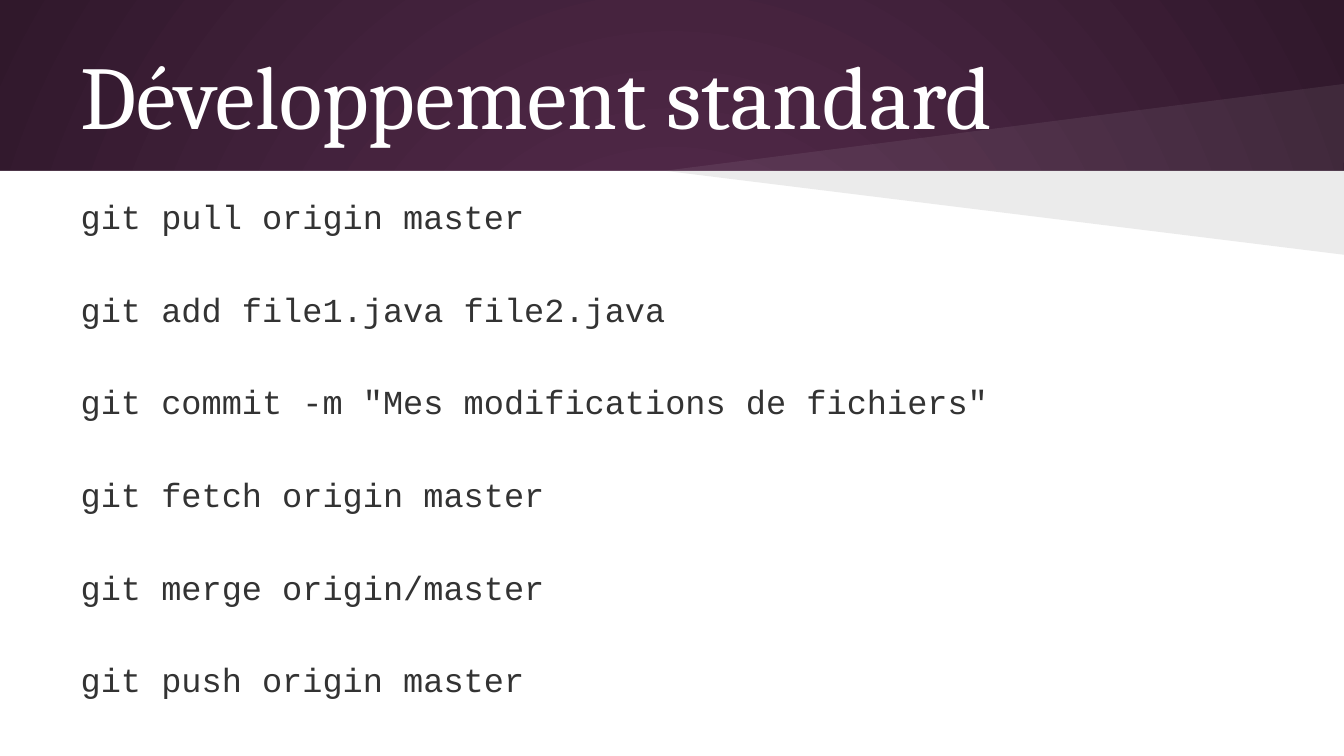
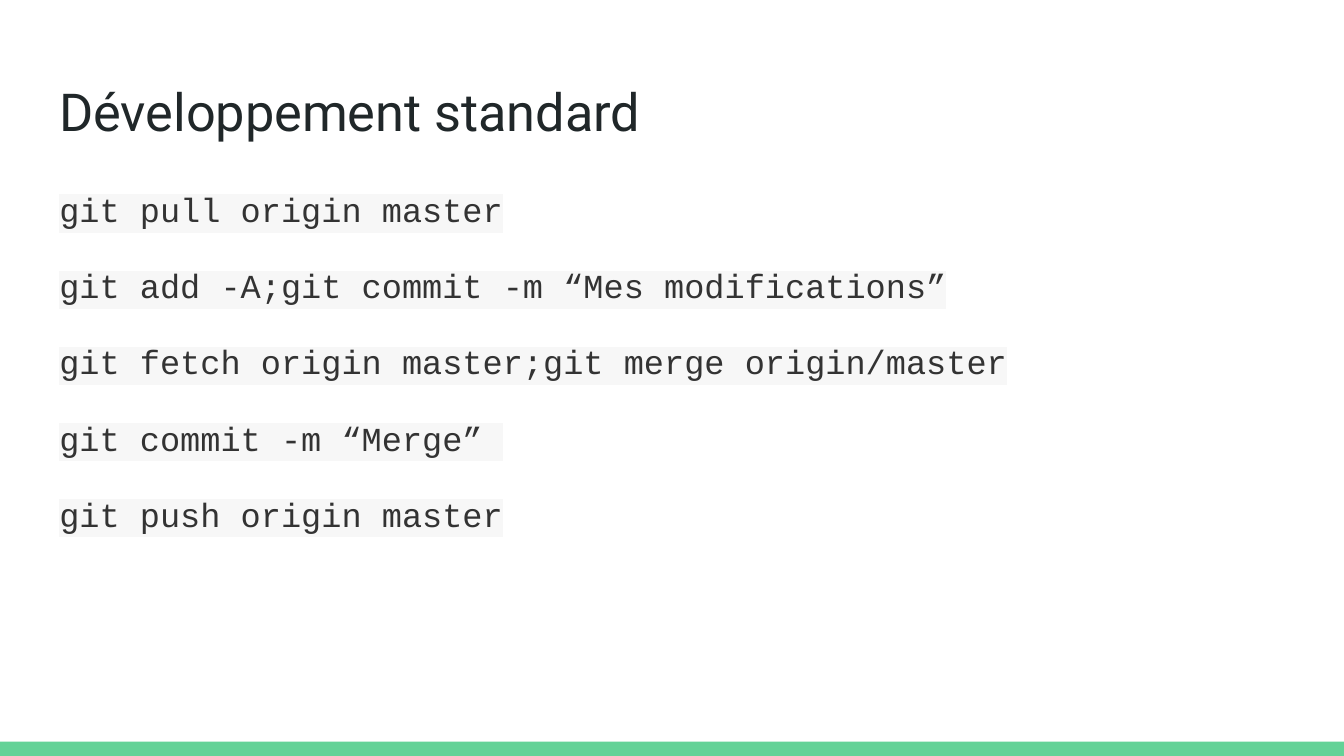
Before and after one commit to olivier-pitton/dant, a slide deck: slide 26 of git/Cours Git.pptx. Drawn at 1344x756 pixels with LibreOffice and Linux fonts; fonts in the diff are those of the drawing. Boxes give left, top, right and bottom in pixels: in the first picture for what was removed or moved away, otherwise in the second. Text is boxed around its words. In the diff, an @@ line names an element or a change of style, - is before the commit and + after.

```diff
--- a/git/Cours Git.pptx
+++ b/git/Cours Git.pptx
@@ background gradient #592D50 to #30182B to #FFFFFF @@
@@ title "Développement standard" moved from (x1=81, y1=66, x2=992, y2=148) to (x1=59, y1=91, x2=641, y2=142) @@
@@ title "Développement standard" at (x1=59, y1=91, x2=641, y2=142): size 48 to 28 pt, font Cambria to Roboto, text colour #FFFFFF to #202729; vertical alignment middle to top @@
@@ freeform shape removed at (x1=665, y1=83, x2=1344, y2=171) @@
@@ rectangle removed at (x1=0, y1=171, x2=1344, y2=755) @@
@@ text "git pull origin master" moved from (x1=81, y1=205, x2=987, y2=699) to (x1=59, y1=197, x2=1007, y2=534) @@
@@ freeform shape removed at (x1=665, y1=171, x2=1344, y2=254) @@
@@ text at (x1=59, y1=197, x2=503, y2=534): highlight none to #F7F7F7 in "git pull origin master", "git push origin master"; more space between paragraphs @@
@@ text at (x1=59, y1=274, x2=1007, y2=458): text changed @@
-git add file1.java file2.java
-git commit -m "Mes modifications de fichiers"
-git fetch origin master
-git merge origin/master
+git add -A;git commit -m “Mes modifications”
+git fetch origin master;git merge origin/master
+git commit -m “Merge”
@@ rectangle added at (x1=0, y1=742, x2=1344, y2=756), fill #63D297 @@
```
Also in this commit, not shown: 33 other slides changed, 4 slides removed, 1 other file.
